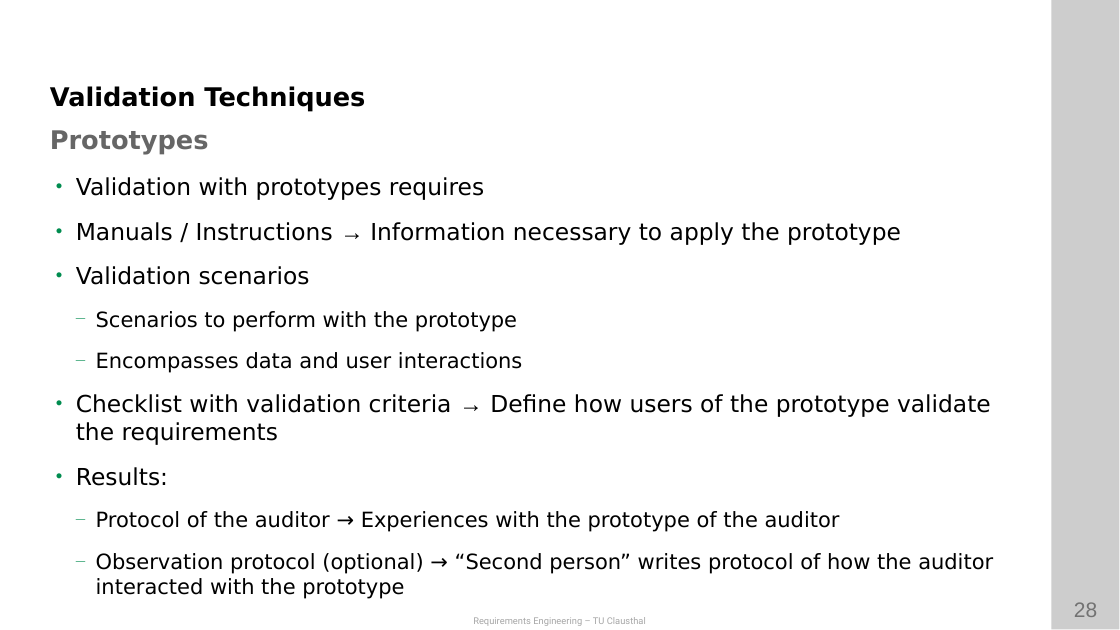
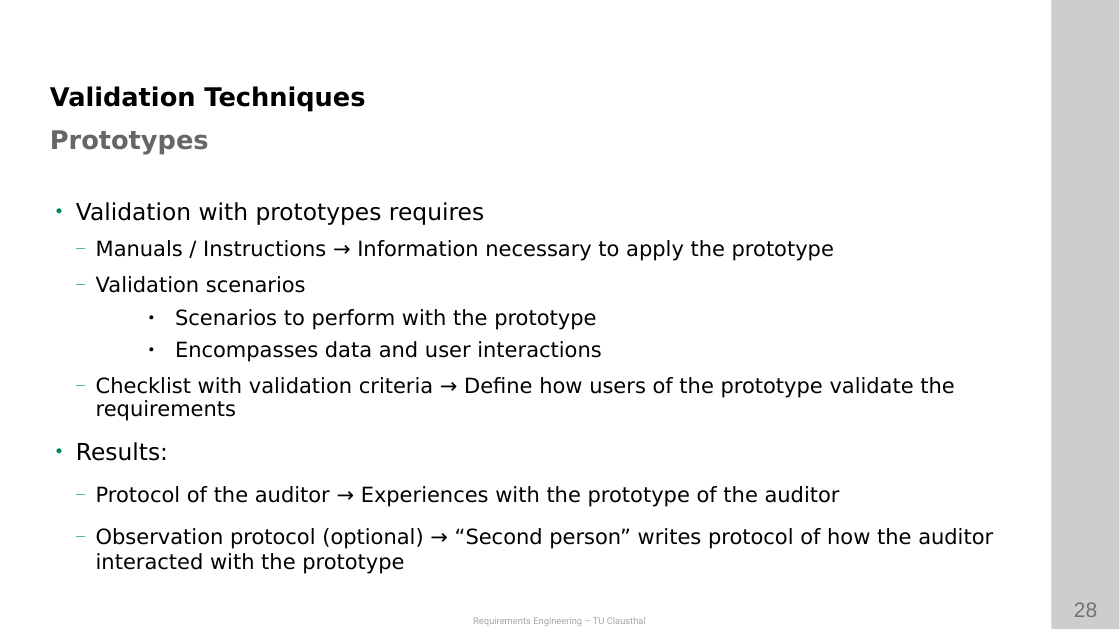
Before and after one commit to ETCE-LAB/teaching-material, a slide deck: slide 28 of Requirements-Engineering/RE-L06-Validation.pptx. Drawn at 1120x630 pixels with LibreOffice and Linux fonts; fonts in the diff are those of the drawing; background and template pictures are left out. Boxes give left, top, right and bottom in pixels: in the first picture for what was removed or moved away, otherwise in the second. Text is boxed around its words. In the diff, an @@ line names an element or a change of style, - is before the commit and + after.

```diff
--- a/Requirements-Engineering/RE-L06-Validation.pptx
+++ b/Requirements-Engineering/RE-L06-Validation.pptx
@@ text at <box>96,240,954,421</box>: size 20 to 18 pt in "Manuals / Instructions → Information necessary to ...", "Validation scenarios", "Checklist with validation criteria → Define how ..."; font Arial to DejaVu Sans in "→", "→"; bullet • to —; list level 1 to 2 in "Manuals / Instructions → Information ..."; line spacing 1 to 0.9; list level 1 to 2 in "Validation scenarios"; bullet — to ●; list level 2 to 3 in "Scenarios to perform with the ..."; bullet colour #008C4F to #000000; list level 2 to 3 in "Encompasses data and user interactions"; list level 1 to 2 in "Checklist with validation criteria → ..." @@
```
Also in this commit, not shown: 3 other slides changed, 5 other files.
